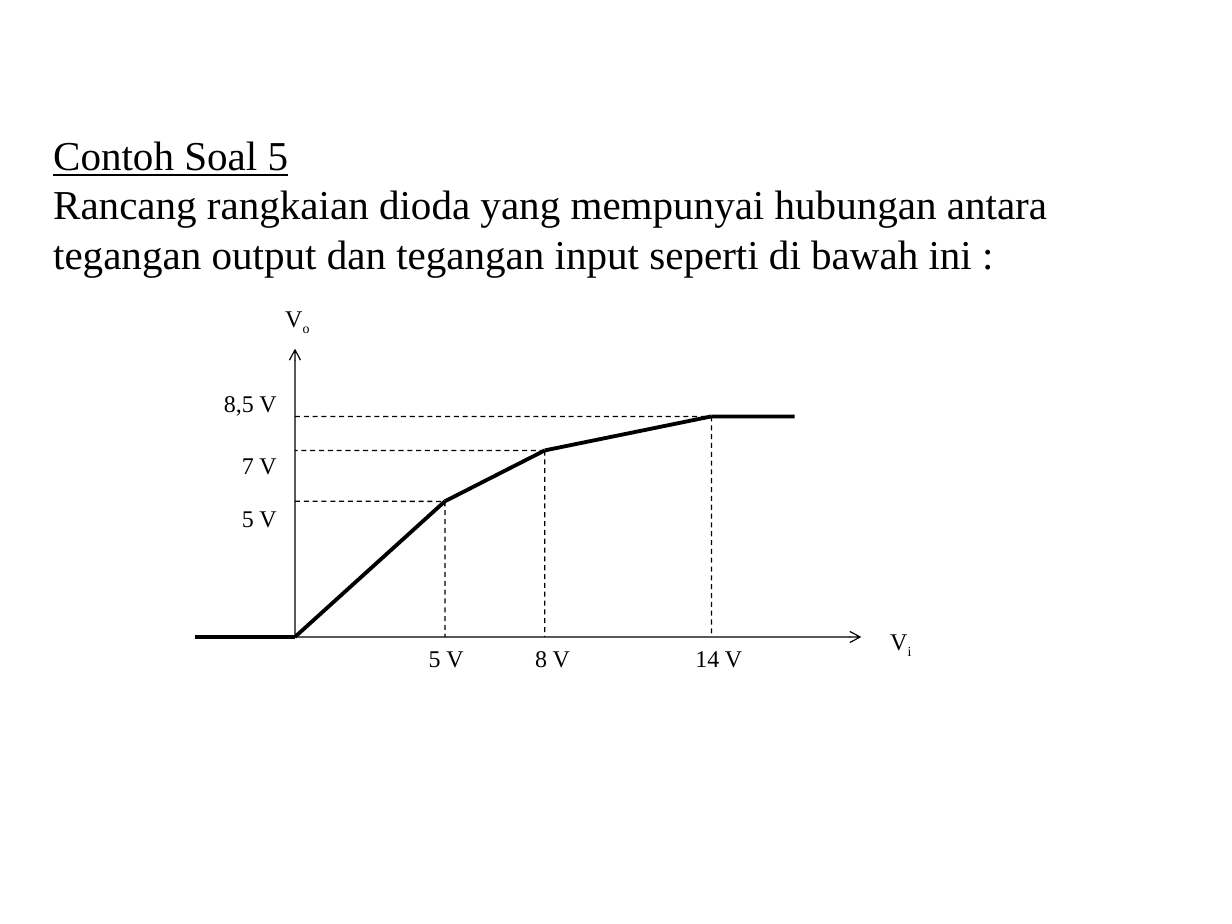
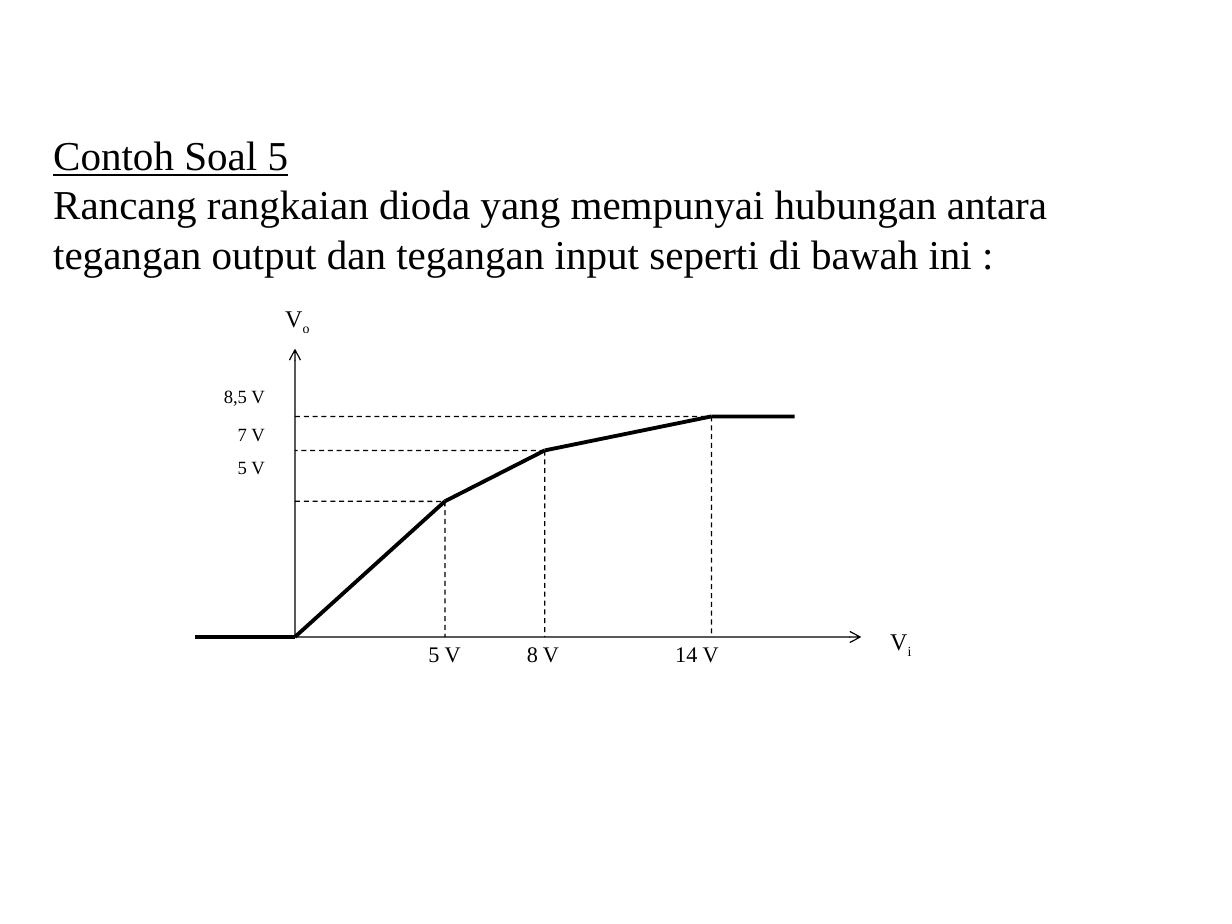
Before and after one commit to amelcharolinesgn2/DE, a slide deck: slide 57 of 2_1_1_Rang_Dioda.ppt. Drawn at 1232x924 pixels with LibreOffice and Linux fonts; fonts in the diff are those of the drawing. Boxes give left, top, right and bottom in pixels: in the first picture for what was removed or moved away, otherwise in the second. Text is boxed around its words. In the diff, an @@ line names an element or a change of style, - is before the commit and + after.

```diff
--- a/2_1_1_Rang_Dioda.ppt
+++ b/2_1_1_Rang_Dioda.ppt
@@ text "8,5 V" at (x1=224, y1=390, x2=264, y2=475): size 14 to 10.8 pt; line spacing 1 to 0.8 @@
@@ text "5 V 8 V 14 ..." at (x1=428, y1=647, x2=719, y2=663): size 14 to 12.9 pt; line spacing 1 to 0.9 @@
```
Also in this commit, not shown: 9 other slides changed, 1 slide added, 1 slide removed, 1 other file.
